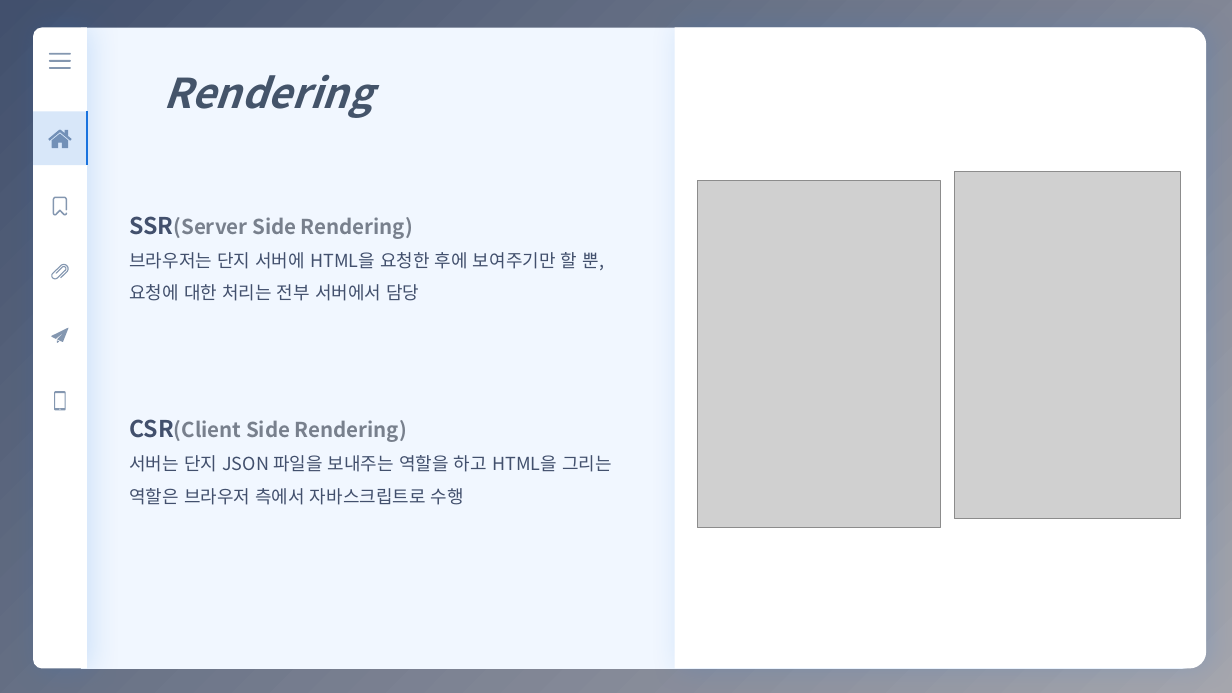
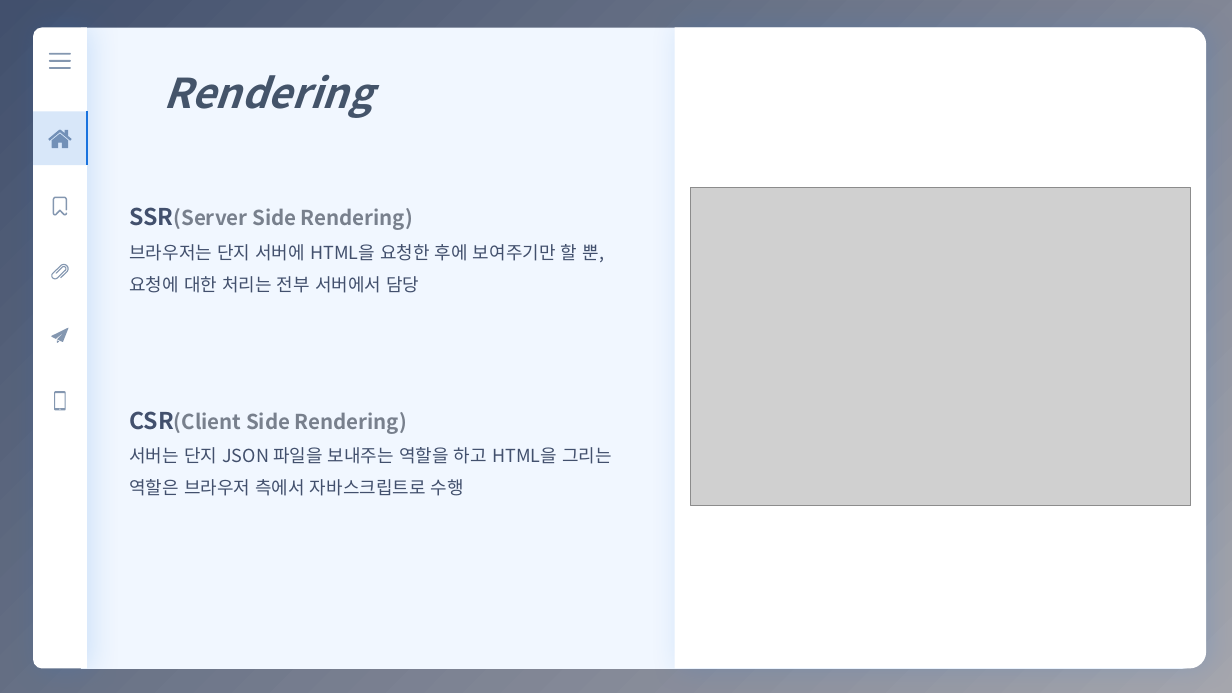
Before and after one commit to eunbee-kim/dmsql1471, a slide deck: slide 6 of 교육/4주차_MVC_SPA_PWA.pptx (slide 5 before the commit). Drawn at 1232x693 pixels with LibreOffice and Linux fonts; fonts in the diff are those of the drawing; grey boxes stand for pictures. Boxes give left, top, right and bottom in pixels: in the first picture for what was removed or moved away, otherwise in the second. Text is boxed around its words. In the diff, an @@ line names an element or a change of style, - is before the commit and + after.

```diff
--- a/교육/4주차_MVC_SPA_PWA.pptx
+++ b/교육/4주차_MVC_SPA_PWA.pptx
@@ text "SSR(Server Side Rendering)": place and size @@
-text "SSR(Server Side Rendering)" at box(129, 216, 612, 505)
+text "SSR(Server Side Rendering)" at box(129, 207, 612, 496)
@@ picture removed at box(955, 171, 1181, 518) @@
@@ picture added at box(690, 187, 1190, 506) @@
@@ picture removed at box(697, 181, 940, 529) @@
```
Also in this commit, not shown: 4 other slides changed, 1 slide added, 1 other file.
